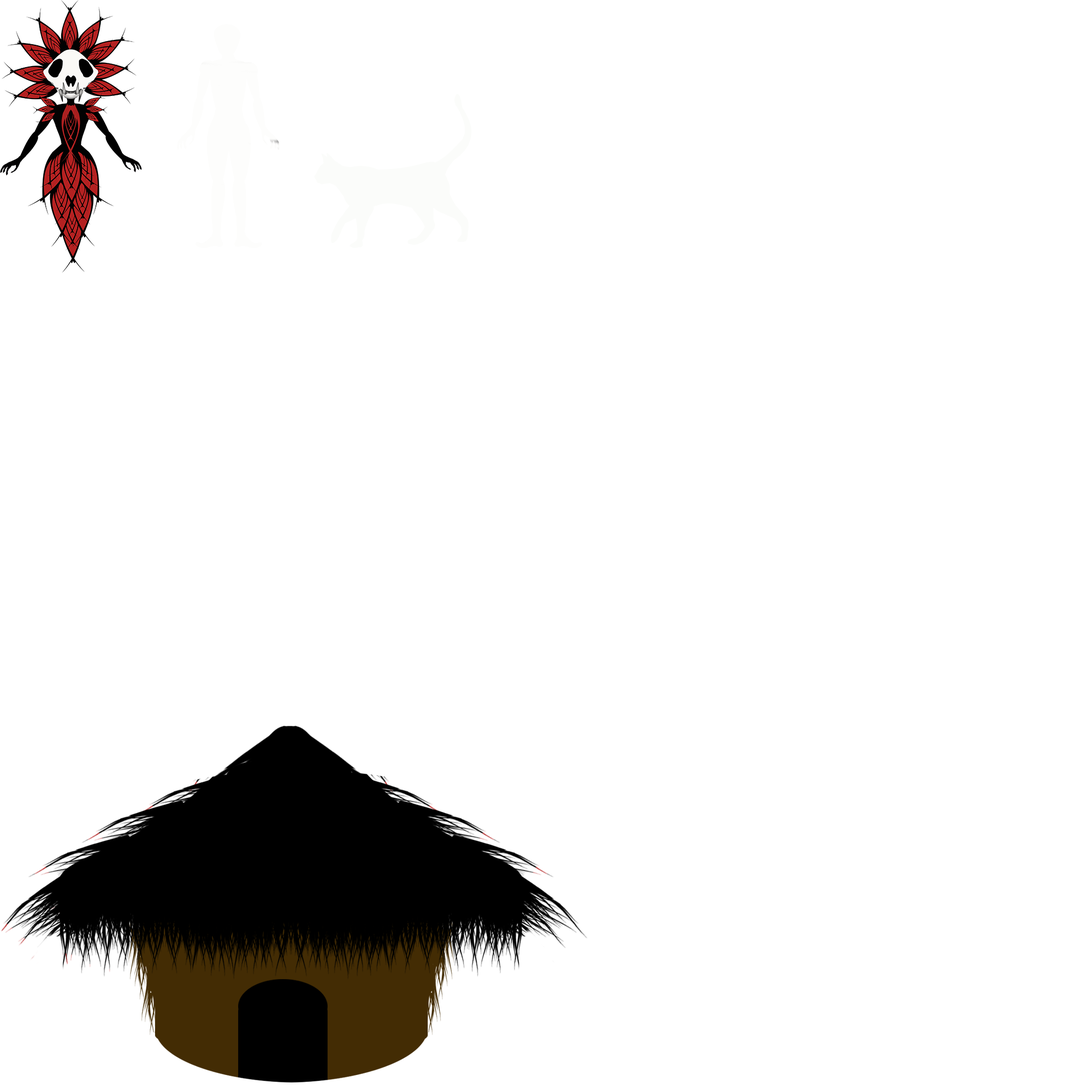
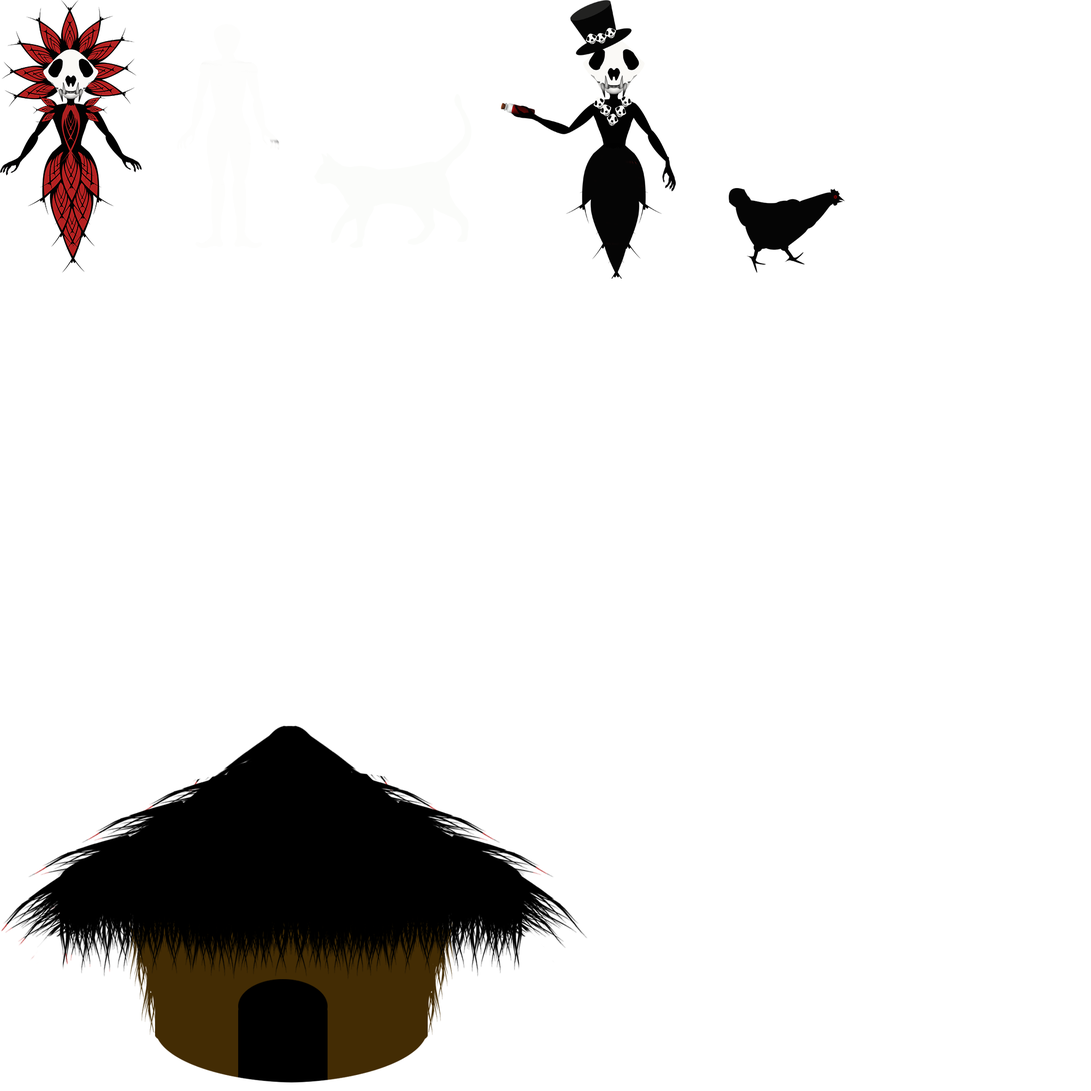
Layered file, before and after one edit (1091x1091). Changes by layer:
added layer "Layer 13" above "Layer 12" over [729, 188, 846, 273]
added layer "Layer 12" above "Layer 11" over [500, 0, 677, 279]
